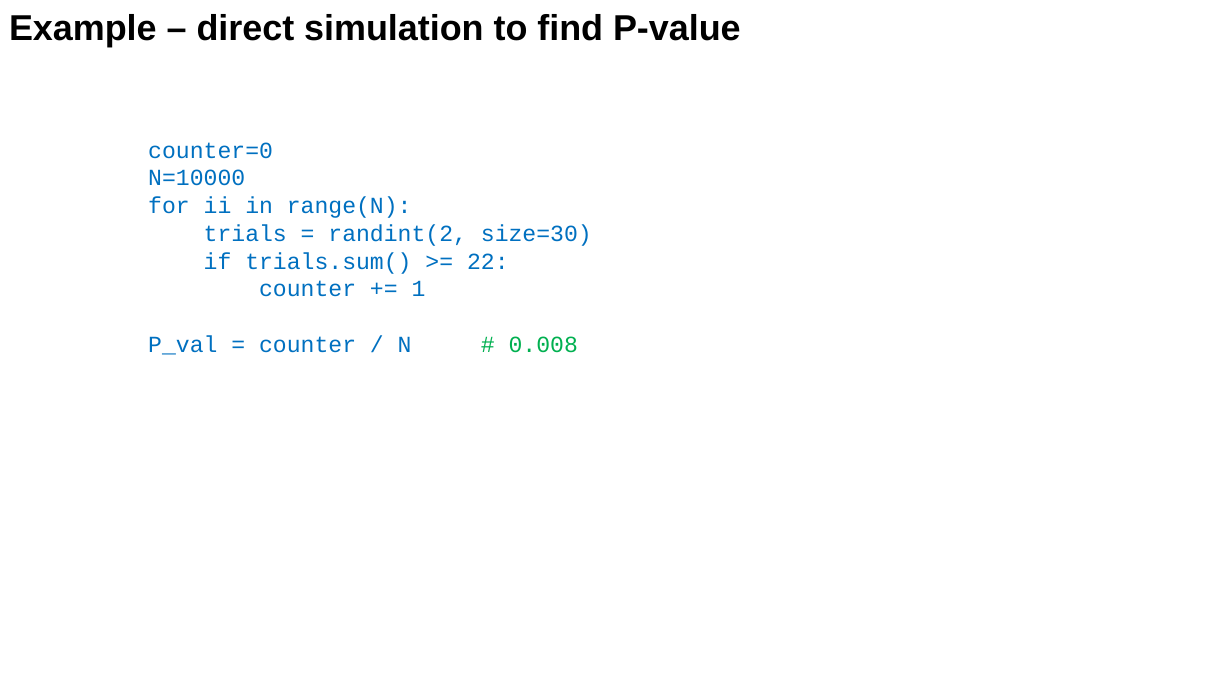
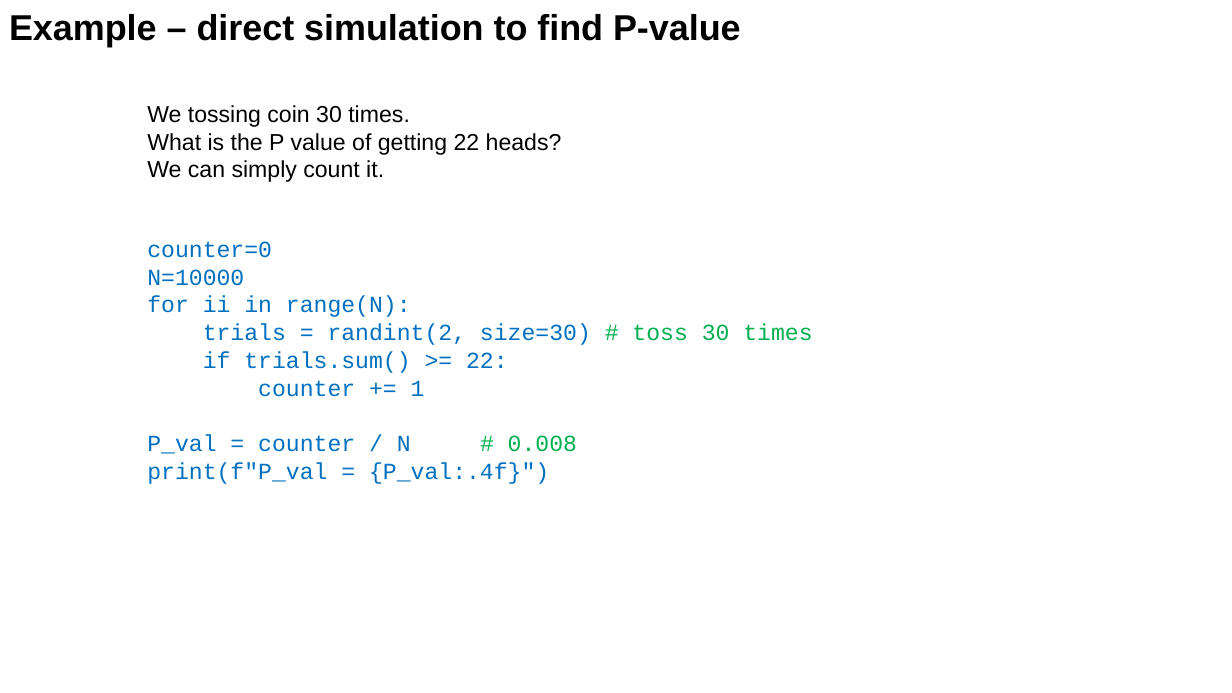
Before and after one commit to lselector/ml_ai_doc, a slide deck: slide 2 of statistics_16_for_hackers.pptx. Drawn at 1232x693 pixels with LibreOffice and Linux fonts; fonts in the diff are those of the drawing. Boxes give left, top, right and bottom in pixels: in the first picture for what was removed or moved away, otherwise in the second. Text is boxed around its words. In the diff, an @@ line names an element or a change of style, - is before the commit and + after.

```diff
--- a/statistics_16_for_hackers.pptx
+++ b/statistics_16_for_hackers.pptx
@@ text added at [147,105,562,182], 18 pt, text #000000 @@
+We tossing coin 30 times.
+What is the P value of getting 22 heads?
+We can simply count it.
@@ text "counter=0": place and size @@
-text "counter=0" at [148,142,592,355]
+text "counter=0" at [147,241,812,484]
@@ text at [203,323,812,345]: text changed @@
-trials = randint(2, size=30)
+trials = randint(2, size=30) # toss 30 times
@@ text at [147,462,549,484]: paragraph added @@
+print(f"P_val = {P_val:.4f}")
```
Also in this commit, not shown: 1 other slide changed, 1 slide removed.
